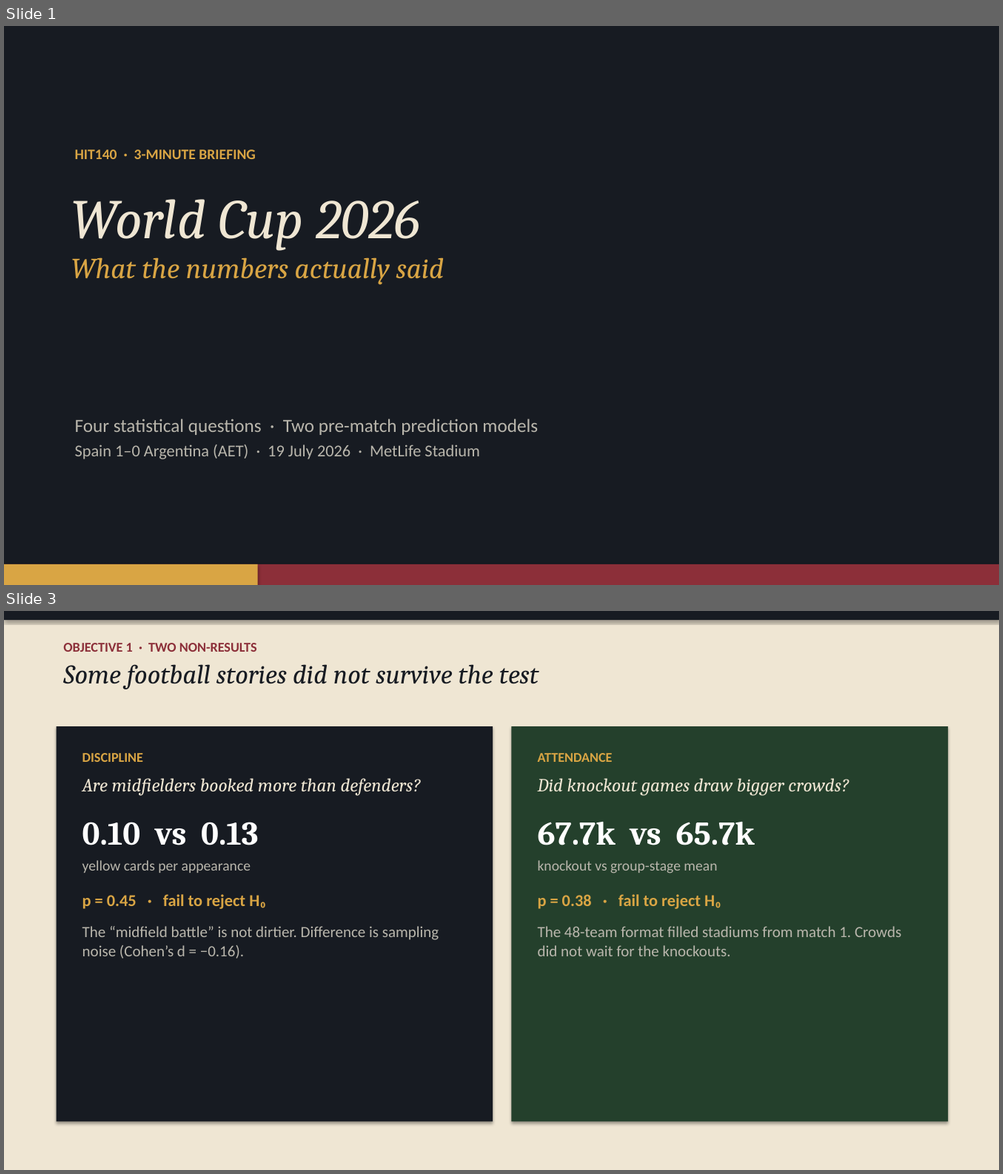
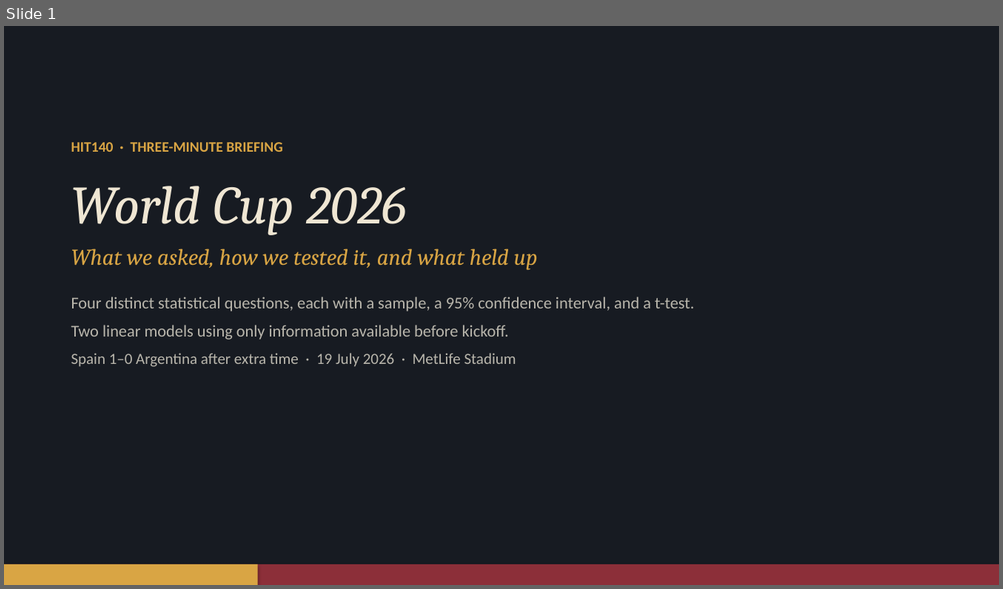
Before and after one commit to BhuprajTmg/data-project, a slide deck: WC2026_3min.pptx. Shown one above the other, each under a label of ours: slides 1 and 3 before the commit, slide 1 after it; the slides between them are not shown. The pictures are 1003x1174 and 1003x589 pixels, drawn with LibreOffice and Linux fonts; fonts in the diff are those of the drawing. Boxes give left, top, right and bottom in pixels: in the first picture for what was removed or moved away, otherwise in the second. Text is boxed around its words. In the diff, an @@ line names an element or a change of style, - is before the commit and + after.

```diff
--- a/WC2026_3min.pptx
+++ b/WC2026_3min.pptx
@@ slide 3 removed at [4,611,999,1170], background #FFFFFF @@
@@ rectangle removed at [4,611,999,1170] @@
@@ rectangle removed at [4,611,999,620] @@
@@ text removed at [63,643,538,689] @@
-OBJECTIVE 1 · TWO NON-RESULTS
-Some football stories did not survive the test
@@ rectangle removed at [57,726,492,1122] @@
@@ rectangle removed at [512,726,948,1122] @@
@@ text removed at [82,753,439,959] @@
-DISCIPLINE
-Are midfielders booked more than defenders?
-0.10 vs 0.13
-yellow cards per appearance
-p = 0.45 · fail to reject H₀
-The “midfield battle” is not dirtier. Difference is sampling noise (Cohen’s d = −0.16).
@@ text removed at [538,753,901,957] @@
-ATTENDANCE
-Did knockout games draw bigger crowds?
-67.7k vs 65.7k
-knockout vs group-stage mean
-p = 0.38 · fail to reject H₀
-The 48-team format filled stadiums from match 1. Crowds did not wait for the knockouts.
@@ slide 1 changed as well @@
@@ text at [71,142,694,367]: text changed; size 14 to 16 pt; text colour #D9A544 to #B9B6AC; bold off @@
-HIT140 · 3-MINUTE BRIEFING
+HIT140 · THREE-MINUTE BRIEFING
+World Cup 2026
+What we asked, how we tested it, and what held up
+Four distinct statistical questions, each with a sample, a 95% confidence interval, and a t-test.
+Two linear models using only information available before kickoff.
+Spain 1–0 Argentina after extra time · 19 July 2026 · MetLife Stadium
@@ text removed at [71,199,444,285] @@
-World Cup 2026
-What the numbers actually said
@@ text removed at [75,419,538,460] @@
-Four statistical questions · Two pre-match prediction models
-Spain 1–0 Argentina (AET) · 19 July 2026 · MetLife Stadium
```
Also in this commit, not shown: 2 other slides changed, 5 slides added, 2 other slides removed, 2 other files.
